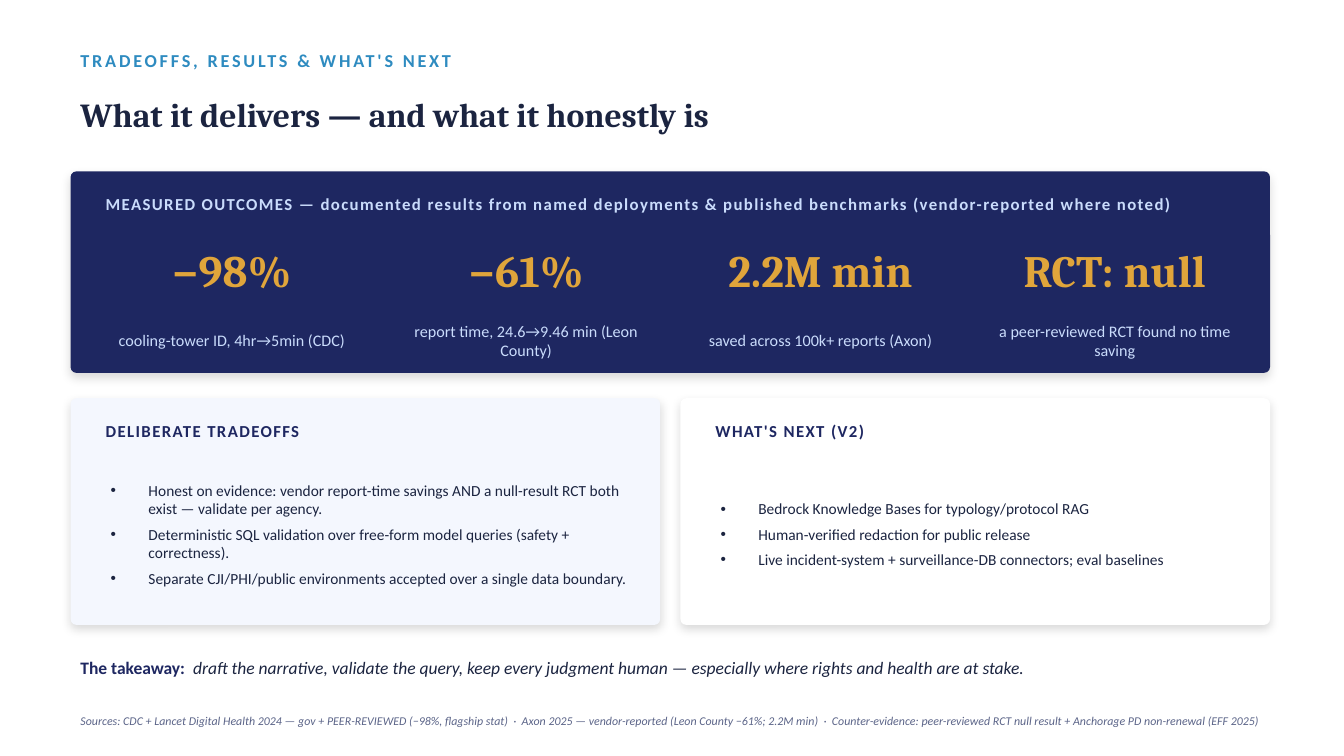
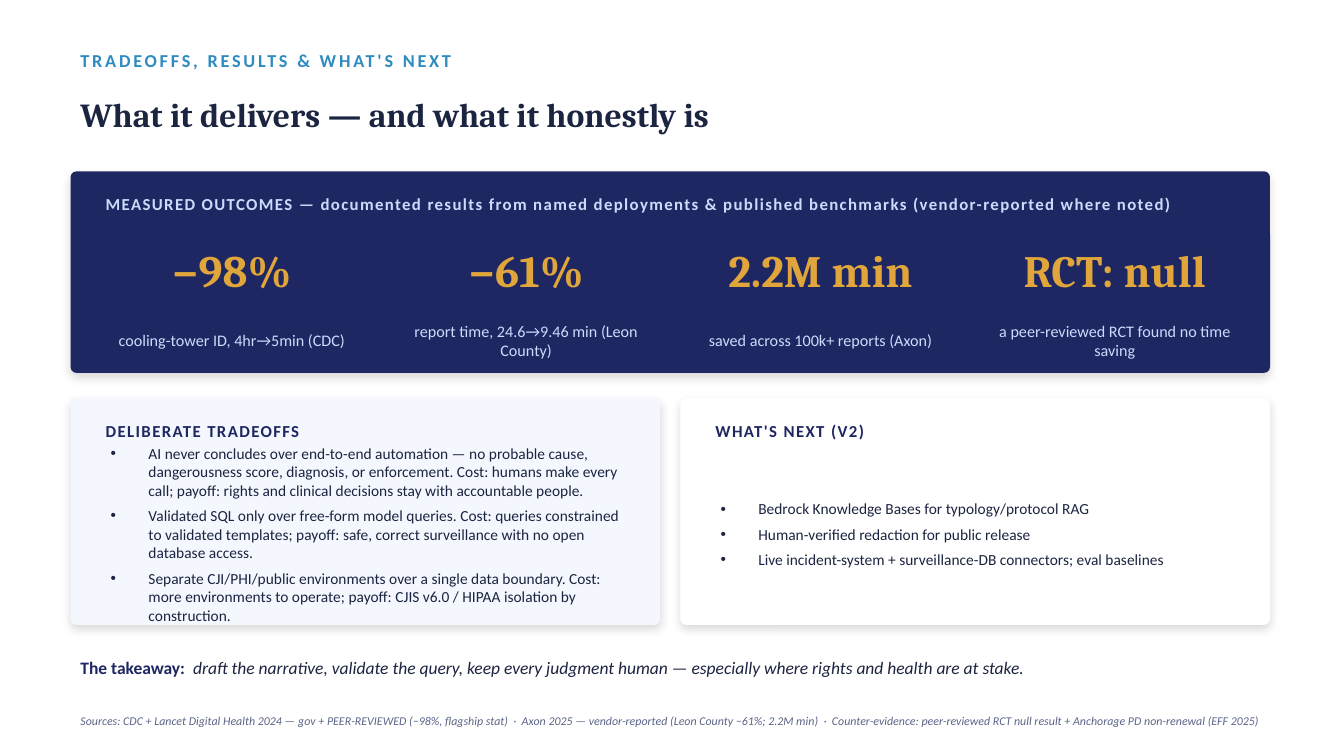
Before and after one commit to virtualryder/slg-ai-agents, a slide deck: slide 6 of decks/SLG-08-Public-Safety-Health.pptx. Drawn at 1344x756 pixels with LibreOffice and Linux fonts; fonts in the diff are those of the drawing. Boxes give left, top, right and bottom in pixels: in the first picture for what was removed or moved away, otherwise in the second. Text is boxed around its words. In the diff, an @@ line names an element or a change of style, - is before the commit and + after.

```diff
--- a/decks/SLG-08-Public-Safety-Health.pptx
+++ b/decks/SLG-08-Public-Safety-Health.pptx
@@ text at box(148, 448, 619, 621): text changed @@
-• Honest on evidence: vendor report-time savings AND a null-result RCT both exist — validate per agency.
-• Deterministic SQL validation over free-form model queries (safety + correctness).
-• Separate CJI/PHI/public environments accepted over a single data boundary.
+• AI never concludes over end-to-end automation — no probable cause, dangerousness score, diagnosis, or enforcement. Cost: humans make every call; payoff: rights and clinical decisions stay with accountable people.
+• Validated SQL only over free-form model queries. Cost: queries constrained to validated templates; payoff: safe, correct surveillance with no open database access.
+• Separate CJI/PHI/public environments over a single data boundary. Cost: more environments to operate; payoff: CJIS v6.0 / HIPAA isolation by construction.
```
Also in this commit, not shown: 7 other files.
